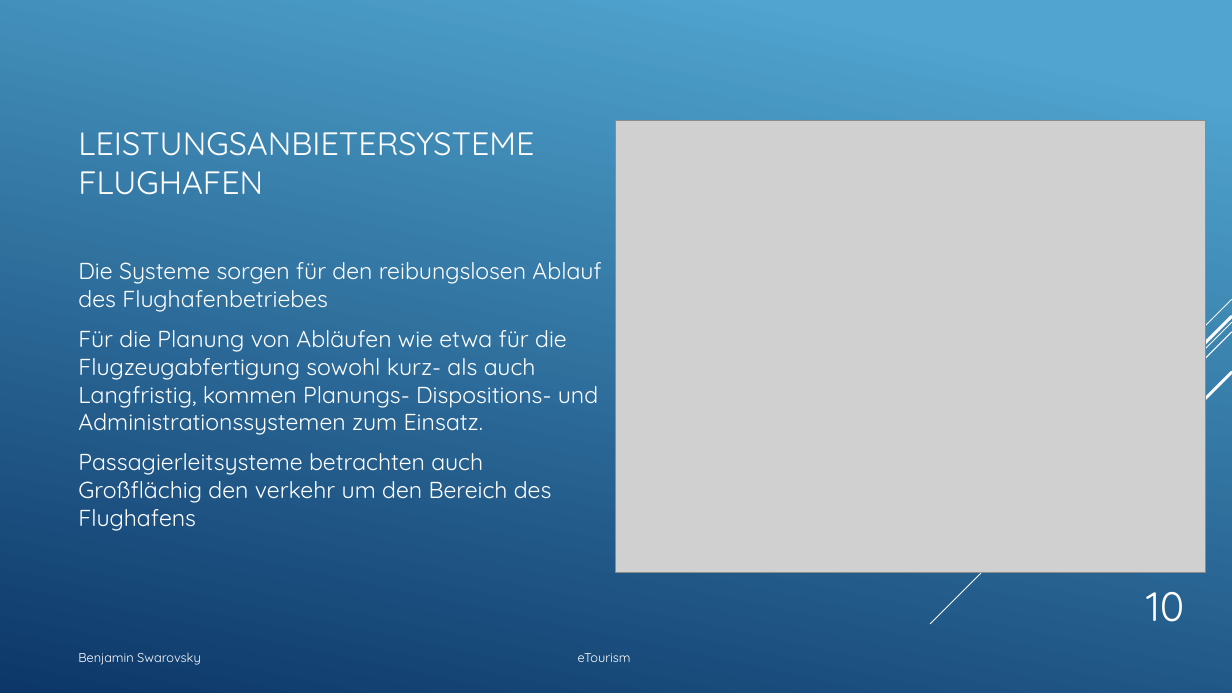
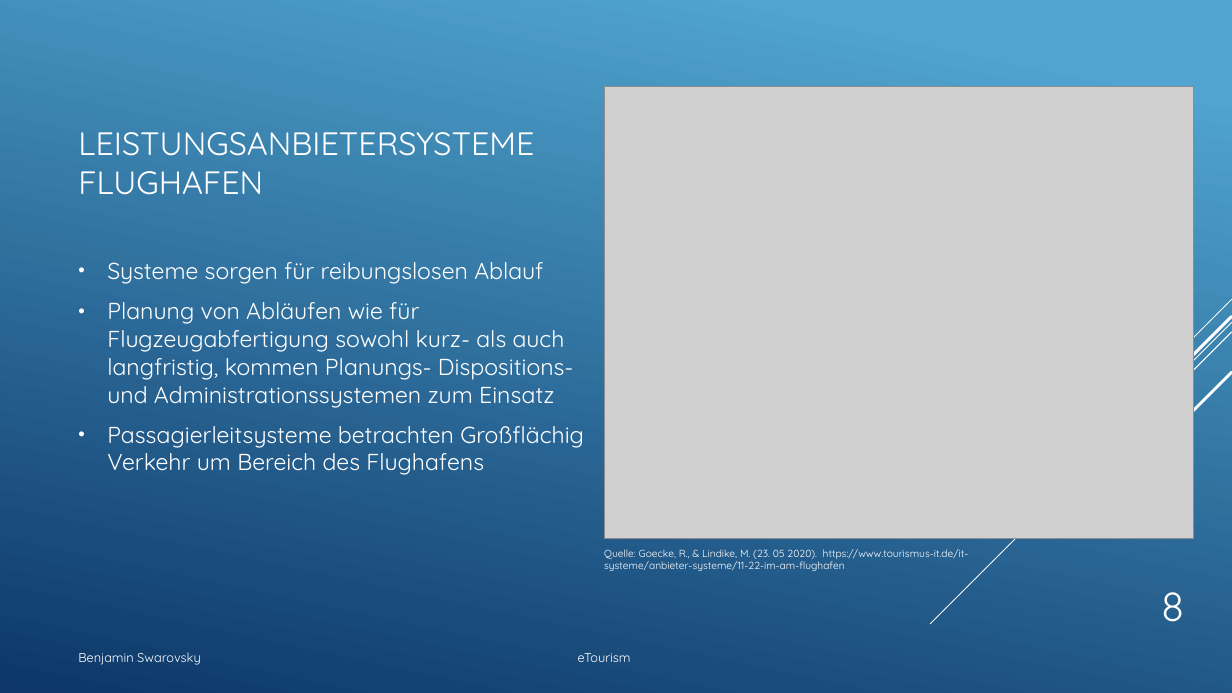
Before and after one commit to BenjaminS01/eTourism, a slide deck: slide 8 of Etourism1.pptx (slide 10 before the commit). Drawn at 1232x693 pixels with LibreOffice and Linux fonts; fonts in the diff are those of the drawing; grey boxes stand for pictures. Boxes give left, top, right and bottom in pixels: in the first picture for what was removed or moved away, otherwise in the second. Text is boxed around its words. In the diff, an @@ line names an element or a change of style, - is before the commit and + after.

```diff
--- a/Etourism1.pptx
+++ b/Etourism1.pptx
@@ picture: place and size @@
-picture at box(616, 120, 1206, 573)
+picture at box(604, 86, 1194, 539)
@@ text at box(107, 262, 584, 475): text changed @@
-Die Systeme sorgen für den reibungslosen Ablauf des Flughafenbetriebes
-Für die Planung von Abläufen wie etwa für die Flugzeugabfertigung sowohl kurz- als auch Langfristig, kommen Planungs- Dispositions- und Administrationssystemen zum Einsatz.
-Passagierleitsysteme betrachten auch Großflächig den verkehr um den Bereich des Flughafens
+• Systeme sorgen für reibungslosen Ablauf
+• Planung von Abläufen wie für Flugzeugabfertigung sowohl kurz- als auch langfristig, kommen Planungs- Dispositions- und Administrationssystemen zum Einsatz
+• Passagierleitsysteme betrachten Großflächig Verkehr um Bereich des Flughafens
@@ text added at box(604, 549, 969, 571), 8 pt, text #FFFFFF @@
+Quelle: Goecke, R., & Lindike, M. (23. 05 2020). https://www.tourismus-it.de/it-systeme/anbieter-systeme/11-22-im-am-flughafen
@@ page number at box(1161, 592, 1184, 622): text changed @@
-10
+8
```
Also in this commit, not shown: 12 other slides changed, 2 slides removed, 1 other file.
